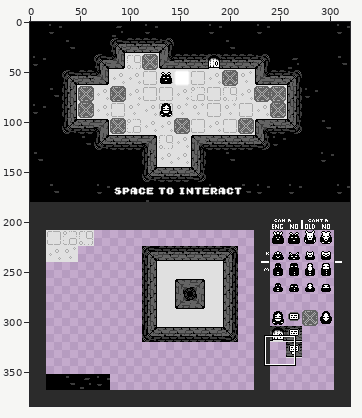
One commit to this pixel-art file: assets/ase/all_assets.aseprite. The picture above shows the old version from afar; the outline marks the close-up.
Close-up. The starting point:
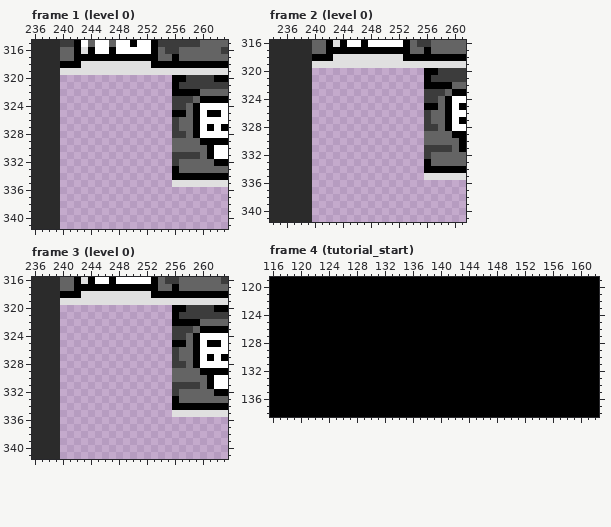
320x384 pixels, 55 frames. Colours within 5 levels of each other are drawn and written as one. Shown: frame 1 (level 0): x 236..263, y 315..341; frame 2 (level 0): x 234..261, y 316..341; frame 3 (level 0): x 236..263, y 316..341; frame 4 (tutorial_start): x 116..162, y 119..138. The commit also changed other frames or places, which this record leaves out.
Once edited:
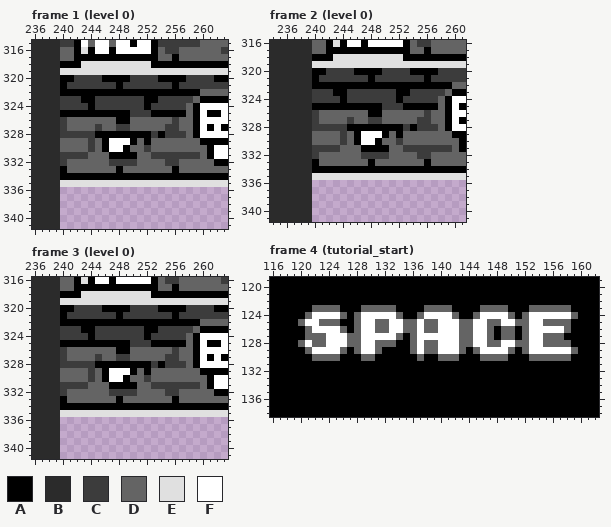
Palette (. is transparent): A #000000  B #2b2b2b  C #3c3c3c  D #646464  E #e0e0e0  F #ffffff
Change:
Changed rows in their new state; - is an unchanged pixel.
Frame 1 (level 0), layer "CURRENT/object TM":
first column x 240:
320 AACCCCAAAACCCCAA
321 ACCCCCCCACCCCCCC
322 AAAAAAAAAAAAAAAA
323 CCCAACCCCCCCAACC
324 CCCCACCCCCCCACCC
325 AAAAAAAAAACCCAAA
326 CDDDDDDDAADDDDDD
327 CDDDDCDDCCDDDDDC
328 CCCCCAAAAAAAACAC
329 DDDDCDAFFFADADDD
330 DDDDCDAFFADDCDDD
331 CCCCDDDAAAADDCCC
332 CDDDDDDCCCCDDDDC
333 ADDDDDDDADDDDDDD
334 AAAAAAAAAAAAAAAA
335 EEEEEEEEEEEEEEEE
Frame 2 (level 0), layer "CURRENT/object TM": the same change as frame 1 (level 0)
Frame 3 (level 0), layer "CURRENT/object TM": the same change as frame 1 (level 0)
Frame 4 (tutorial_start), layer "CURRENT/starting tut":
first column x 120:
123 --DDDD---DDDDD----DDDD----DDDD---DDDDDD-
124 -DFFFFD-DFFFFFD--DFFFFD--DFFFFD-DFFFFFFD
125 DFFDDD--DFFDDFFDDFDDFFFDDFFDDFFDDFFDDDD-
126 -DFFFFD-DFFDDFFDDFDDFFFDDFFD-DD-DFFFFFD-
127 -DDDFFFDDFFFFFD-DFFFFFFDDFFD-DD-DFFDDD--
128 DFDDFFFDDFFDDD--DFDDFFFDDFFDDFFDDFFDDDD-
129 -DFFFFD-DFFD----DFDDFFFD-DFFFFD-DFFFFFFD
130 --DDDD---DD------D--DDD---DDDD---DDDDDD-
Pixel boxes of the changes (left, top, right, bottom) in both close-ups:
added: (60, 75, 172, 187)
added: (312, 68, 424, 180)
added: (60, 305, 172, 417)
changed: (298, 305, 578, 361)
